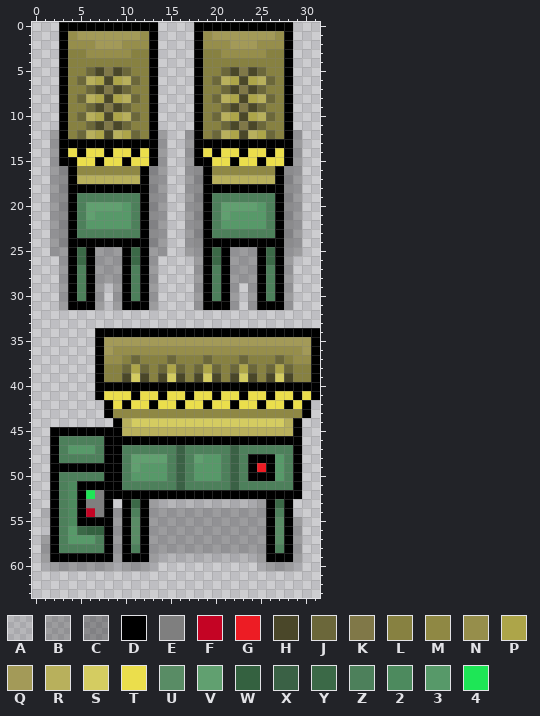
File history of a pixel-art sprite, src/main/resources/objects/recycler.png. Above, as it was before the edit.
The file is 64x128 pixels, drawn in blocks of 2x2; one block is one cell here. Colours within 5 levels of each other are drawn and written as one.
Palette (. is transparent): A #0000001c  B #0000003d  C #00000052  D #000000  E #7f7f7f  F #c40424  G #ed1c24  H #4a4729  J #6b673a  K #807848  L #878141  M #8f8844  N #968e4b  P #ada549  Q #a39a58  R #b8b05c  S #d4cc61  T #ebde4c  U #598c65  V #61a070  W #346140  X #3a6145  Y #3b6947  Z #4d805b  2 #4d8a5e  3 #579969  4 #1ee656
Pixels before, first column x 1:
 0 ..DDDDDDDDDDD....DDDDDDDDDDD...
 1 ..DNQQQQQQQND....DNQQQQQQQND...
 2 ..DNNNQQQNNND....DNNNQQQNNND...
 3 ..DLLNNNNNLLD....DLLNNNNNLLD...
 4 ..DLLLLLLLLLD....DLLLLLLLLLD...
 5 ..DLLJHKHJLLD....DLLJHKHJLLD...
 6 ..DLJRPHPRJLD....DLJRPHPRJLD...
 7 ..DLLJHKHJLLD....DLLJHKHJLLD...
 8 ..DLJRPHPRJLD....DLJRPHPRJLD...
 9 ..DLLJHKHJLLD....DLLJHKHJLLD...
10 ..DLJRPHPRJLD....DLJRPHPRJLD...
11 ..DLLJHKHJLLD....DLLJHKHJLLD...
12 .BDLJRPHRPJLDB..BDLJRPHRPJLDB..
13 .BDDDDDDDDDDDB..BDDDDDDDDDDDB..
14 .BDTDTTDTTDTDB..BDTDTTDTTDTDB..
15 .BDDTTDTTDTTDB..BDDTTDTTDTTDB..
16 .BCDMMMMMMMDCB..BCDMMMMMMMDCB..
17 .BCDRRRRRRRDCB..BCDRRRRRRRDCB..
18 .BCDDDDDDDDDCB..BCDDDDDDDDDCB..
19 .BCDZZZZZZZDCB..BCDZZZZZZZDCB..
20 .BCDZVVVV3ZDCB..BCDZVVVV3ZDCB..
21 .BCDZV3333ZDCB..BCDZV3333ZDCB..
22 .BCDZ33333ZDCB..BCDZ33333ZDCB..
23 .BCDZZZZZZZDCB..BCDZZZZZZZDCB..
24 .BCDDDDDDDDDCB..BCDDDDDDDDDCB..
25 .BBDYDBBBDYDBB..BBDYDBBBDYDBB..
26 ..BDYDBBBDYDB....BDYDBBBDYDB...
27 ..BDZDBBBDZDB....BDZDBBBDZDB...
28 ..BDZDBBBDZDB....BDZDBBBDZDB...
29 ..BDZDB.BDZDB....BDZDB.BDZDB...
30 ..BDZDB.BDZDB....BDZDB.BDZDB...
31 ..BDDDB.BDDDB....BDDDB.BDDDB...
32 ...............................
33 ...............................
34 ......DDDDDDDDDDDDDDDDDDDDDDDDD
35 ......DQQQQQQQQQQQQQQQQQQQQQQQD
36 ......DQNNNNNNNNNNNNNNNNNNNNNQD
37 ......DNNLJLLLJLLLJLLLJLLLJLNND
38 ......DLLJPJLJPJLJPJLJPJLJPJLLD
39 ......DLLHSHLHSHLHSHLHSHLHSHLLD
40 ......DDDDDDDDDDDDDDDDDDDDDDDDD
41 ......DTTTDTTDTTDTTDTTDTTDTTDTD
42 .......DTDTTDTTDTTDTTDTTDTTDTD.
43 .......DMMMMMMMMMMMMMMMMMMMMMD.
44 ........DRSSSSSSSSSSSSSSSSSRD..
45 .DDDDDDDDRRRRRRRRRRRRRRRRRRRD..
46 .DZZZZZDDDDDDDDDDDDDDDDDDDDDD..
47 .DZ333ZDDZZZZZZXZZZZZXZZZZZZD..
48 .DZZZZZDDZVVVVZXZV33ZXZDDD3ZD..
49 .DDDDDDDDZV333ZXZ333ZXZDGD3ZD..
50 .DZZZZZDDZ3333ZXZ333ZXZDDD3ZD..
51 .DZ2DDDDDZZZZZZXZZZZZXZZZZZZD..
52 .DZ2D4EDDDDDDDDDDDDDDDDDDDDDD..
53 .DZ2DEED.DYDBAAAAAAAAAAABDYD...
54 ADZ2DFEDBDZDBBBBBBBBBBBBBDZD...
55 ADZ2DDDDBDUDBBBBBBBBBBBBBDUDB..
56 .DZ3YWWDBDUDBBBBBBBBBBBBBDUDB..
57 BDZ333ZDBDUDBBBBBBBBBBBBBDUDB..
58 BDZZZZZDBDZDBBBBBBBBBBBBBDZDB..
59 BDDDDDDDBDDDBAAAAAAAAAAABDDDB..
60 ABBBBBBBABBBA...........ABBBA..
The result:
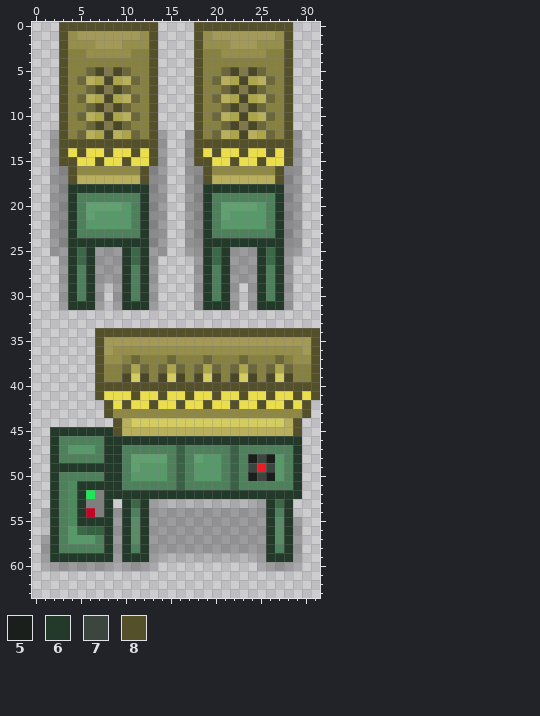
Colours new in this view: 5 #1a1f1b  6 #233929  7 #3b473e  8 #54502a
Edits made:
y 0: x 3..13 DDDDDDDDDDD -> 88888888888; x 18..28 DDDDDDDDDDD -> 88888888888
y 1..12: x 3 D -> 8; x 13 D -> 8; x 18 D -> 8; x 28 D -> 8
y 13: x 3..13 DDDDDDDDDDD -> 88888888888; x 18..28 DDDDDDDDDDD -> 88888888888
y 14: x 3 D -> 8; x 5 D -> 8; x 8 D -> 8; x 11 D -> 8; x 13 D -> 8; x 18 D -> 8; x 20 D -> 8; x 23 D -> 8; x 26 D -> 8; x 28 D -> 8
y 15: x 3..4 DD -> 88; x 7 D -> 8; x 10 D -> 8; x 13 D -> 8; x 18..19 DD -> 88; x 22 D -> 8; x 25 D -> 8; x 28 D -> 8
y 16..17: x 4 D -> 8; x 12 D -> 8; x 19 D -> 8; x 27 D -> 8
y 18: x 4..12 DDDDDDDDD -> 666666666; x 19..27 DDDDDDDDD -> 666666666
y 19..23: x 4 D -> 6; x 12 D -> 6; x 19 D -> 6; x 27 D -> 6
y 24: x 4..12 DDDDDDDDD -> 666666666; x 19..27 DDDDDDDDD -> 666666666
y 25..30: x 4 D -> 6; x 6 D -> 6; x 10 D -> 6; x 12 D -> 6; x 19 D -> 6; x 21 D -> 6; x 25 D -> 6; x 27 D -> 6
y 31: x 4..6 DDD -> 666; x 10..12 DDD -> 666; x 19..21 DDD -> 666; x 25..27 DDD -> 666
y 34: x 7..31 DDDDDDDDDDDDDDDDDDDDDDDDD -> 8888888888888888888888888
y 35..39: x 7 D -> 8; x 31 D -> 8
y 40: x 7..31 DDDDDDDDDDDDDDDDDDDDDDDDD -> 8888888888888888888888888
y 41: x 7 D -> 8; x 11 D -> 8; x 14 D -> 8; x 17 D -> 8; x 20 D -> 8; x 23 D -> 8; x 26 D -> 8; x 29 D -> 8; x 31 D -> 8
y 42: x 8 D -> 8; x 10 D -> 8; x 13 D -> 8; x 16 D -> 8; x 19 D -> 8; x 22 D -> 8; x 25 D -> 8; x 28 D -> 8; x 30 D -> 8
y 43: x 8 D -> 8; x 30 D -> 8
y 44: x 9 D -> 8; x 29 D -> 8
y 45: x 2..9 DDDDDDDD -> 66666668; x 29 D -> 8
y 46: x 2 D -> 6; x 8..29 DDDDDDDDDDDDDDDDDDDDDD -> 6666666666666666666666
y 47: x 2 D -> 6; x 8..9 DD -> 66; x 29 D -> 6
y 48: x 2 D -> 6; x 8..9 DD -> 66; x 24..26 DDD -> 575; x 29 D -> 6
y 49: x 2..9 DDDDDDDD -> 66666666; x 24 D -> 7; x 26 D -> 7; x 29 D -> 6
y 50: x 2 D -> 6; x 8..9 DD -> 66; x 24..26 DDD -> 575; x 29 D -> 6
y 51: x 2 D -> 6; x 5..9 DDDDD -> 66666; x 29 D -> 6
y 52: x 2 D -> 6; x 5 D -> 6; x 8..29 DDDDDDDDDDDDDDDDDDDDDD -> 6666666666666666666666
y 53..54: x 2 D -> 6; x 5 D -> 6; x 8 D -> 6; x 10 D -> 6; x 12 D -> 6; x 26 D -> 6; x 28 D -> 6
y 55: x 2 D -> 6; x 5..8 DDDD -> 6666; x 10 D -> 6; x 12 D -> 6; x 26 D -> 6; x 28 D -> 6
y 56..58: x 2 D -> 6; x 8 D -> 6; x 10 D -> 6; x 12 D -> 6; x 26 D -> 6; x 28 D -> 6
y 59: x 2..8 DDDDDDD -> 6666666; x 10..12 DDD -> 666; x 26..28 DDD -> 666
